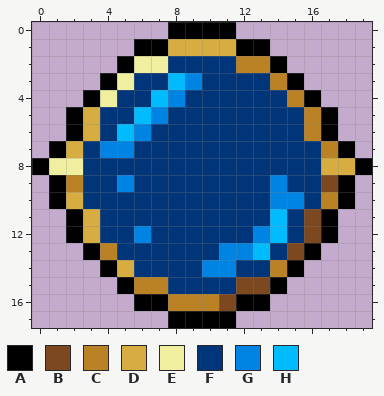
Pixel-art file: packages/client/src/assets/ui/mana-cost.aseprite. The first picture shows the starting point.
20x18 pixels, 1 frame.
Palette (. is transparent): A #000000  B #7b4820  C #bb8225  D #d7ad42  E #efef9f  F #003579  G #0084e3  H #00bcff
Pixels before, first column x 0:
 0 ........AAAA........
 1 ......AADDDDAA......
 2 .....AEEFFFFCCA.....
 3 ....AEFFHGFFFFCA....
 4 ...AEFFHGFFFFFFCA...
 5 ..ADFFHGFFFFFFFFCA..
 6 ..ADFHGFFFFFFFFFCA..
 7 .ADFGGFFFFFFFFFFFCA.
 8 AEEFFFFFFFFFFFFFFDDA
 9 .ACFFGFFFFFFFFGFFBA.
10 .ADFFFFFFFFFFFGGFCA.
11 ..ADFFFFFFFFFFHFBA..
12 ..ADFFGFFFFFFGHFBA..
13 ...ACFFFFFFGGHFBA...
14 ....ADFFFFGGFFCA....
15 .....ACCFFFFBBA.....
16 ......AACCCBAA......
17 ........AAAA........
Now the later version:
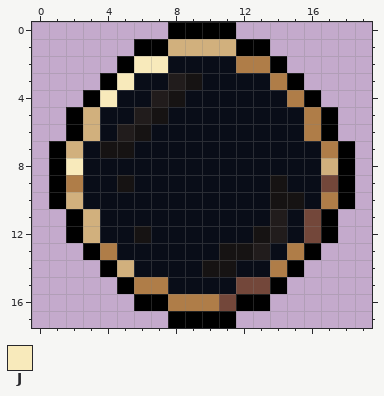
Colours new in this view: J #f8eabb
What changed:
colour B: #7b4820 -> #73473a
colour C: #bb8225 -> #af7d48
colour D: #d7ad42 -> #d1b07d
colour F: #003579 -> #090d18
colour G: #0084e3 -> #161313
colour H: #00bcff -> #211c1c
y 2: x 6..7 EE -> JJ
y 3: x 5 E -> J
y 4: x 4 E -> J
y 8: x 0..2 AEE -> .AJ; x 18..19 DA -> A.
y 13: x 15 B -> C
Pixel boxes of the changes (left, top, right, bottom) in both pictures:
changed: (32, 39, 372, 311)
